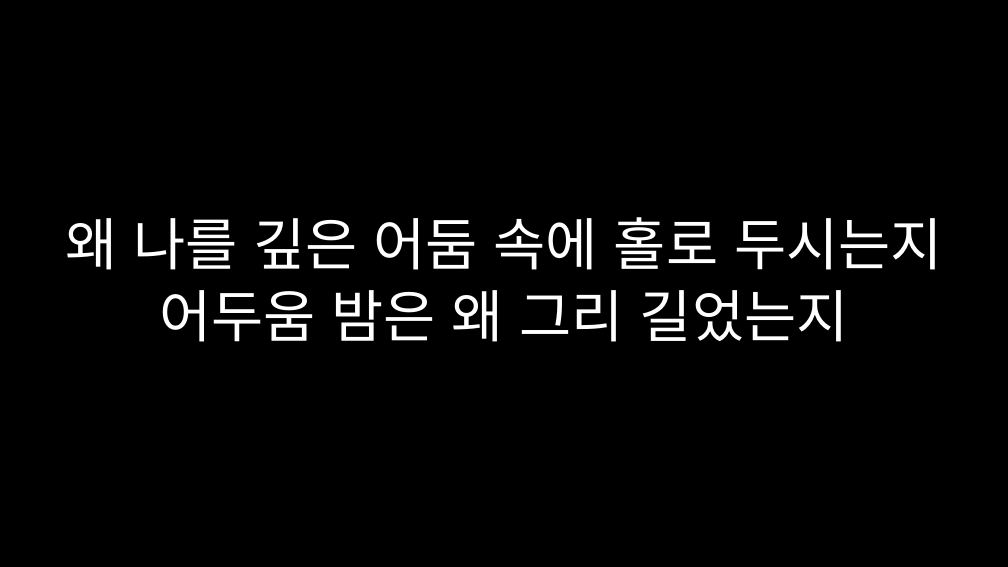
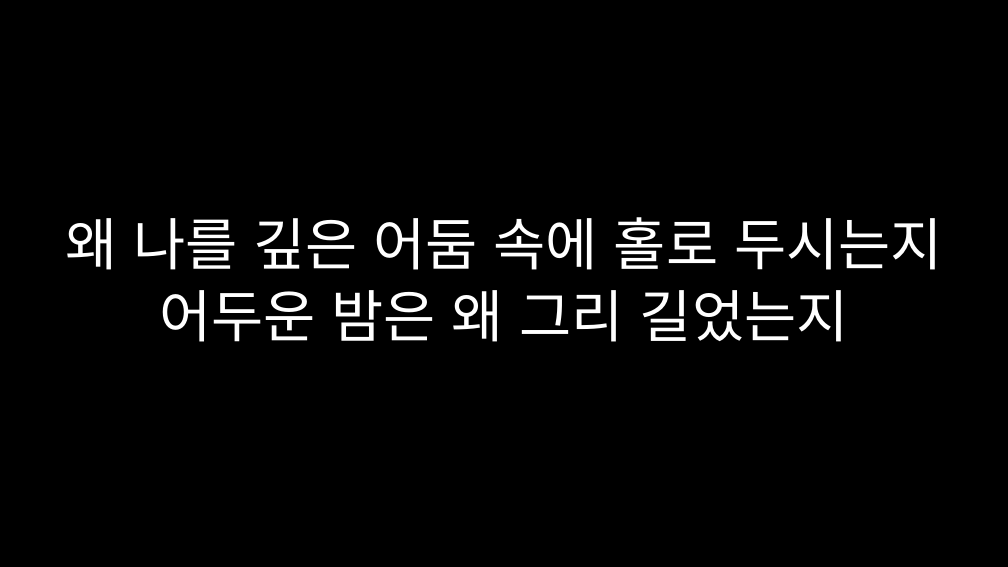
Before and after one commit to holylance/godspellSub, a slide deck: slide 1 of 광야를 지나며.ppt. Drawn at 1008x567 pixels with LibreOffice and Linux fonts; fonts in the diff are those of the drawing. Boxes give left, top, right and bottom in pixels: in the first picture for what was removed or moved away, otherwise in the second. Text is boxed around its words. In the diff, an @@ line names an element or a change of style, - is before the commit and + after.

```diff
--- a/광야를 지나며.ppt
+++ b/광야를 지나며.ppt
@@ text at (159,290,849,342): text changed @@
-어두움 밤은 왜 그리 길었는지
+어두운 밤은 왜 그리 길었는지
```
Also in this commit, not shown: 2 other files.
